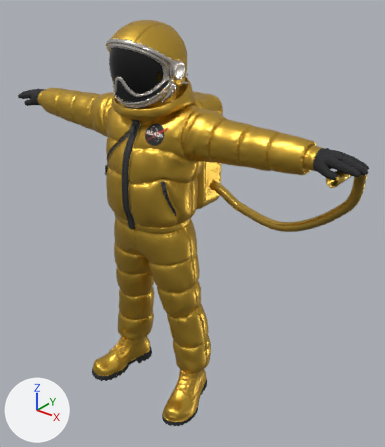
What one commit did to the glTF model public/assets/models/astronaut.glb.
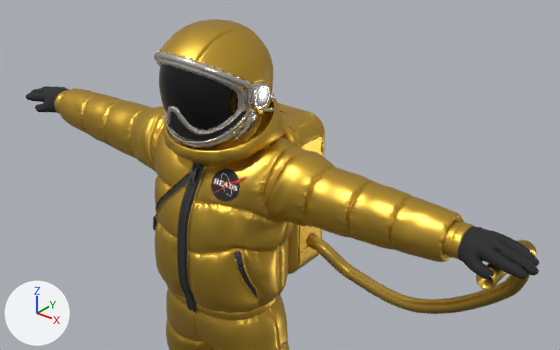
Each version is shown whole from a 50 mm camera at (1.6, -1.68, 2.08) aimed at (0.12, 0.17, 0.93), then close up from a 50 mm camera at (1.48, -1.54, 2.44) aimed at (0.0, 0.31, 1.3). The axes (+X, +Y, +Z) are drawn at lower left. The lights are the same throughout. The first two pictures are the older version. Vertices at exactly the same position are counted once.

Names of what the first close-up shows: 'astronaut_body', 'backpack', 'hose'.
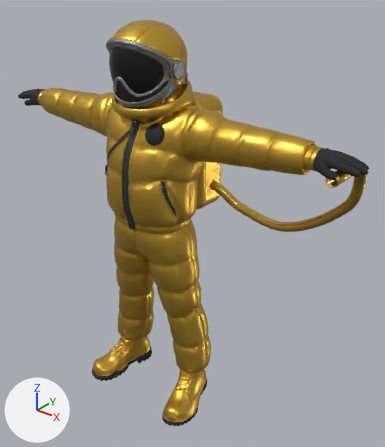
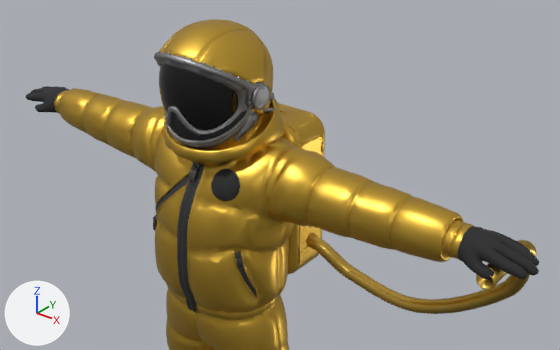
Edits to the bpy script that builds the scene:
```text
Change mat_m_suit_gold:
    remove n2 = _N.new('ShaderNodeNormalMap'); n2.name = 'Normal Map'
    remove n2.uv_map = 'UVMap'
    remove n3 = _N.new('ShaderNodeTexImage'); n3.name = 'Image Texture'
    remove n3.image = img_astronaut_normal
    remove n3.extension = 'EXTEND'
    where n0 = _N.new('ShaderNodeBsdfPrincipled'); n0.name = 'Principled BSDF'
    remove _L.new(n2.outputs[0], n0.inputs[5])  # 'Normal' to 'Normal'
    remove _L.new(n3.outputs[0], n2.inputs[1])  # 'Color' to 'Color'
Change mat_m_metal_grey:
    where n0 = _N.new('ShaderNodeBsdfPrincipled'); n0.name = 'Principled BSDF'
    n0.inputs[0].default_value: (0.72, 0.68, 0.62, 1.0) -> (0.294, 0.294, 0.294, 1.0)  # 'Base Color', light grey #ddd7ce -> 'Base Color', grey #949494
    remove n0.inputs[2].default_value = 0.24  # 'Roughness'
    remove n2 = _N.new('ShaderNodeNormalMap'); n2.name = 'Normal Map'
    remove n2.uv_map = 'UVMap'
    remove n3 = _N.new('ShaderNodeTexImage'); n3.name = 'Image Texture'
    remove n3.image = img_astronaut_normal
    remove n3.extension = 'EXTEND'
    remove _L.new(n2.outputs[0], n0.inputs[5])  # 'Normal' to 'Normal'
    remove _L.new(n3.outputs[0], n2.inputs[1])  # 'Color' to 'Color'
Change me_new_body:
    used by ob_astronaut_body; location = (0.0, 0.0, 0.0)
    remove me_new_body.from_pydata(...)  # 16581 vertices, 30754 faces; spans x -0.99..0.99, y -0.22..0.22, z -0.01..1.88
    add me_new_body.from_pydata(...)  # 16294 vertices, 30201 faces; spans x -0.99..0.99, y -0.22..0.22, z -0.01..1.88
    me_new_body part 1: 13 vertices moved within x -0.18..0.16, y -0.1..-0.06, z 1.24..1.49; 293 vertices removed from x -0.18..0.18, y -0.13..-0.05, z 1.24..1.49; 6 vertices added at x -0.08..0.16, y -0.12..-0.07, z 1.35..1.48
    other edits to the shape of me_new_body do not show in these pictures
    remove me_new_body.materials.append(mat_m_patch)
```

Where the change shows, as pixel boxes [x1, y1, x2, y2] in the close-ups (560 x 350 px):
'astronaut_body', surface changed, reshaped: [26, 19, 539, 350] in both
part 1 of me_new_body, built on: before [153, 169, 246, 221]; after [153, 169, 240, 221]
